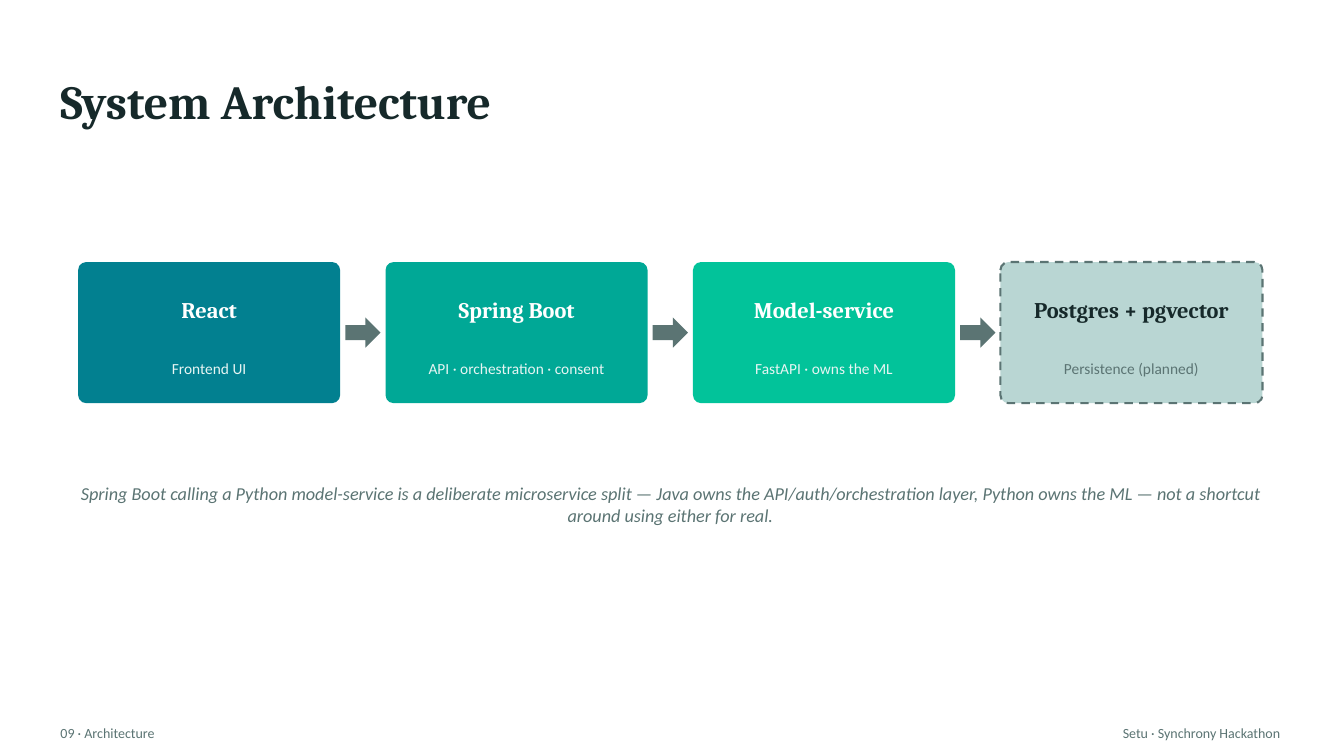
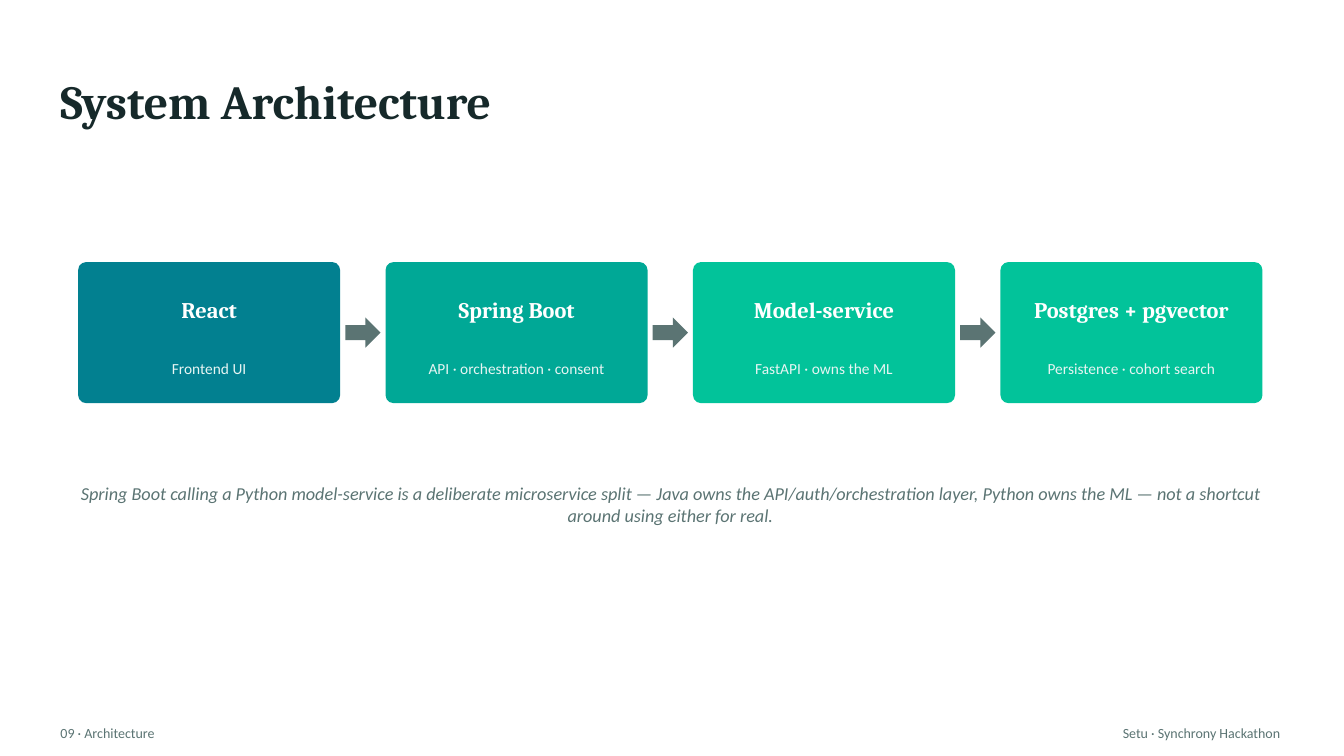
Before and after one commit to Shlok-J/setu-synchrony-hackathon, a slide deck: slide 10 of Setu_Synchrony_Hackathon.pptx. Drawn at 1344x756 pixels with LibreOffice and Linux fonts; fonts in the diff are those of the drawing. Boxes give left, top, right and bottom in pixels: in the first picture for what was removed or moved away, otherwise in the second. Text is boxed around its words. In the diff, an @@ line names an element or a change of style, - is before the commit and + after.

```diff
--- a/Setu_Synchrony_Hackathon.pptx
+++ b/Setu_Synchrony_Hackathon.pptx
@@ rounded rectangle at box(1001, 262, 1263, 403): fill #B9D6D3 to #02C39A; outline #5B7473 1.5 pt dashed to none @@
@@ text "Postgres + pgvector" at box(1034, 303, 1228, 323): text colour #16292A to #FFFFFF @@
@@ text at box(1048, 363, 1215, 374): text changed; text colour #5B7473 to #E7F5F3 @@
-Persistence (planned)
+Persistence · cohort search
```
Also in this commit, not shown: 2 other slides changed.
